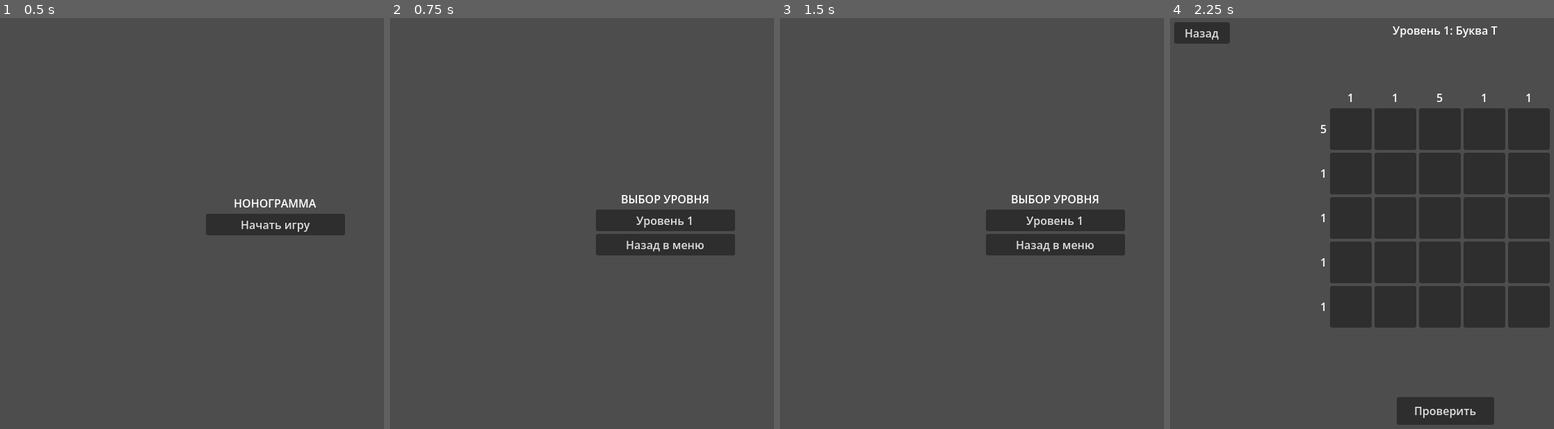
Above: before the commit, frames 1-4 (left to right).
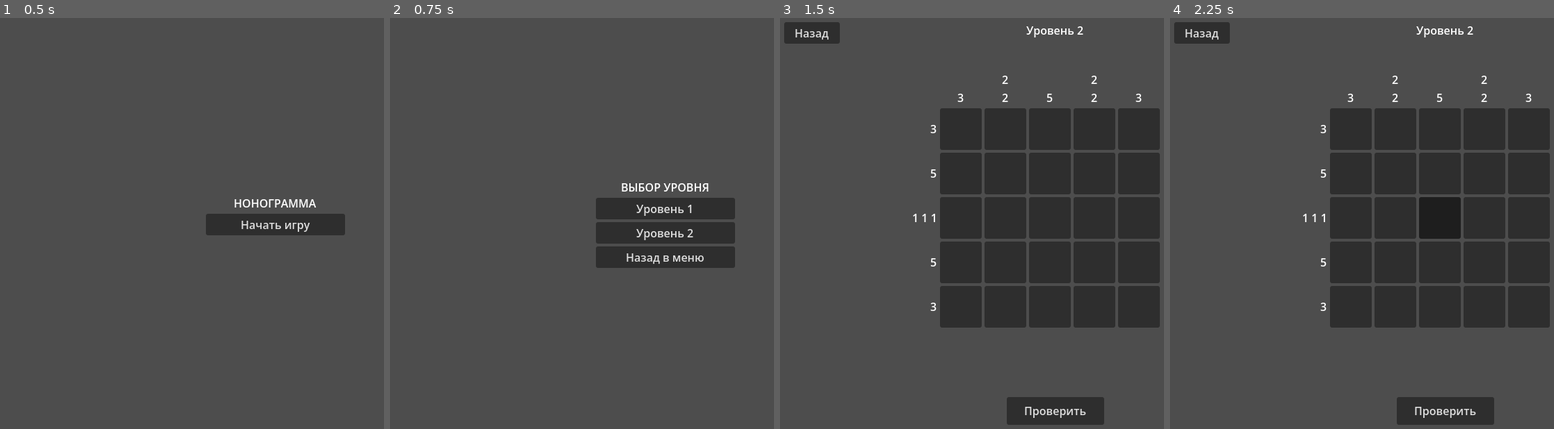
Above: after the commit, the same moments.

Repository: tunder-tunder/nonogramm
Game: Godot game, scene res://Main.tscn
Two runs of this game, one before a commit and one after it. Both use one fixed random seed, a clock stepped at 60 frames per second and the inputs below.
Inputs (mouse positions are in pixels of both pictures, inside the frame that each line leads up to):
- Up to frame 1 (0.5 s): no input
- Up to frame 2 (0.75 s): click "Начать игру" at 0.5 s
- Up to frame 3 (1.5 s): click (1056, 231) at 1.25 s, where only the run after the commit has a clickable "Уровень 2"
- Up to frame 4 (2.25 s): click (1446, 219) at 2 s, where only the run before the commit has a clickable "Уровень 1"

Frame 1 is identical in both runs. In frame 2, 3.5% of the frame differs, in the area x 53-90%, y 40-61%; in frame 3, 28%, in the area x 1-99%, y 1-99%; in frame 4, 0.5%.

Commit message:
Fix cell colors and implement victory banner with level navigation
- Fixed cell color issue where first level cells weren't showing white in normal state by ensuring proper color application in _update_grid_visuals()
- Added complete victory banner functionality with click-to-reveal buttons and menu/next level options
- Created level_2.tres resource file with proper level data structure
- Updated level scene UI with VictoryButtonsContainer, MenuButton, and NextLevelButton nodes
- Modified LevelView script to handle banner interaction flow: show banner on win, click to reveal choices, then navigate accordingly
- Updated level selection scene to include Level2Button and connect to new level data
- Enhanced GameManager to properly handle level completion signals and navigation flow
- Improved .gitignore formatting and organization for better project maintenance

Diff:
--- /dev/null
+++ b/levels/level_2.tres
@@ -0,0 +1,9 @@
+[gd_resource type="Resource" format=3 uid="uid://level2"]
+
+[ext_resource type="Script" path="res://scripts/level_data.gd" id="1_level_data"]
+
+[resource]
+script = ExtResource("1_level_data")
+level_name = "Уровень 2"
+grid_size = 5
+solution = [[0, 1, 1, 1, 0], [1, 1, 1, 1, 1], [1, 0, 1, 0, 1], [1, 1, 1, 1, 1], [0, 1, 1, 1, 0]]
--- a/scenes/level.tscn
+++ b/scenes/level.tscn
@@ -88,17 +88,40 @@
 
 [node name="VictoryMessage" type="Label" parent="VictoryBanner"]
 layout_mode = 1
-anchors_preset = 15
-anchor_right = 1.0
-anchor_bottom = 1.0
+anchors_preset = 0
 offset_left = 20.0
 offset_top = 20.0
 offset_right = -20.0
-offset_bottom = -20.0
+offset_bottom = 80.0
 grow_horizontal = 2
-grow_vertical = 2
 text = "🎉 Поздравляем! 🎉
 Вы решили головоломку!"
 horizontal_alignment = 1
 vertical_alignment = 1
 autowrap_mode = 2
+
+[node name="VictoryButtonsContainer" type="HBoxContainer" parent="VictoryBanner"]
+layout_mode = 1
+anchors_preset = 7
+anchor_left = 0.5
+anchor_top = 1.0
+anchor_right = 0.5
+anchor_bottom = 1.0
+offset_left = -160.0
+offset_top = -60.0
+offset_right = 160.0
+offset_bottom = -10.0
+grow_horizontal = 2
+alignment = 1
+
+[node name="MenuButton" type="Button" parent="VictoryBanner/VictoryButtonsContainer"]
+layout_mode = 2
+custom_minimum_size = Vector2(140, 40)
+size_flags_horizontal = 4
+text = "Главное меню"
+
+[node name="NextLevelButton" type="Button" parent="VictoryBanner/VictoryButtonsContainer"]
+layout_mode = 2
+custom_minimum_size = Vector2(140, 40)
+size_flags_horizontal = 4
+text = "Следующий уровень"
--- a/scenes/level_select.tscn
+++ b/scenes/level_select.tscn
@@ -35,6 +35,10 @@
 layout_mode = 2
 text = "Уровень 1"
 
+[node name="Level2Button" type="Button" parent="VBoxContainer"]
+layout_mode = 2
+text = "Уровень 2"
+
 [node name="BackButton" type="Button" parent="VBoxContainer"]
 layout_mode = 2
 text = "Назад в меню"
--- a/scripts/game_manager.gd
+++ b/scripts/game_manager.gd
@@ -54,6 +54,5 @@
 		level_scene.connect("back_to_menu_pressed", load_main_menu)
 
 func _on_level_completed():
-	# Пока просто возвращаемся в меню после победы
-	# В будущем можно сделать переход на следующий уровень
+	# После победы переходим на следующий уровень или в меню выбора
 	load_level_select()
--- a/scripts/level_select.gd
+++ b/scripts/level_select.gd
@@ -4,17 +4,22 @@
 signal back_to_menu_pressed
 
 var level_1_data: LevelData
+var level_2_data: LevelData
 
 func _ready():
-	# Создаем данные уровня 1 программно
-	level_1_data = LevelData.new()
-	level_1_data.level_name = "Уровень 1: Буква T"
+	# Загружаем данные уровней из ресурсов
+	level_1_data = preload("res://levels/level_1.tres")
+	level_2_data = preload("res://levels/level_2.tres")
 
 	$VBoxContainer/Level1Button.connect("pressed", _on_level1_pressed)
+	$VBoxContainer/Level2Button.connect("pressed", _on_level2_pressed)
 	$VBoxContainer/BackButton.connect("pressed", _on_back_pressed)
 
 func _on_level1_pressed():
 	level_selected.emit(level_1_data)
 
+func _on_level2_pressed():
+	level_selected.emit(level_2_data)
+
 func _on_back_pressed():
 	back_to_menu_pressed.emit()
--- a/scripts/level_view.gd
+++ b/scripts/level_view.gd
@@ -16,6 +16,9 @@
 @onready var back_button: Button = $BackButton
 @onready var victory_banner: Panel = $VictoryBanner
 @onready var victory_message: Label = $VictoryBanner/VictoryMessage
+@onready var victory_buttons_container: HBoxContainer = $VictoryBanner/VictoryButtonsContainer
+@onready var menu_button: Button = $VictoryBanner/VictoryButtonsContainer/MenuButton
+@onready var next_level_button: Button = $VictoryBanner/VictoryButtonsContainer/NextLevelButton
 
 # Цвета с высоким контрастом
 const COLOR_FILLED = Color(0.0, 0.0, 0.0)      # Черный для закрашенных ЛКМ
@@ -26,6 +29,13 @@
 func _ready():
 	back_button.connect("pressed", _on_back_pressed)
 	check_button.connect("pressed", _on_check_pressed)
+
+	# Подключаем кнопки баннера победы
+	if menu_button:
+		menu_button.connect("pressed", _on_menu_pressed)
+	if next_level_button:
+		next_level_button.connect("pressed", _on_next_level_pressed)
+
 	# Скрываем баннер победы при старте
 	if victory_banner:
 		victory_banner.visible = false
@@ -34,6 +44,13 @@
 		victory_message.autowrap_mode = TextServer.AUTOWRAP_WORD
 		victory_message.size_flags_horizontal = Control.SIZE_EXPAND_FILL
 		victory_message.size_flags_vertical = Control.SIZE_EXPAND_FILL
+
+		# Скрываем кнопки изначально (покажем после клика по баннеру)
+		if victory_buttons_container:
+			victory_buttons_container.visible = false
+
+		# Подключаем обработку клика по баннеру
+		victory_banner.gui_input.connect(_on_banner_click)
 
 func set_level_data(data: LevelData):
 	level_data = data
@@ -145,23 +162,23 @@
 		get_viewport().set_input_as_handled()
 
 		if event.button_index == MOUSE_BUTTON_LEFT:
-			# Левый клик: только закрашивание (0 -> 1 -> 0)
+			# Левый клик: только закрашивание (0 -> 1 -> 0) или с крестика на закрашенный (2 -> 1)
 			if player_grid[y][x] == 0:
 				player_grid[y][x] = 1
+			elif player_grid[y][x] == 1:
+				player_grid[y][x] = 0
 			elif player_grid[y][x] == 2:
 				# Если был крестик, становимся закрашенными
 				player_grid[y][x] = 1
-			else:
-				player_grid[y][x] = 0
 		elif event.button_index == MOUSE_BUTTON_RIGHT:
-			# Правый клик: только крестик (0 -> 2 -> 0) или переключение с закрашенного на крестик
+			# Правый клик: только крестик (0 -> 2 -> 0) или переключение с закрашенного на крестик (1 -> 2)
 			if player_grid[y][x] == 0:
 				player_grid[y][x] = 2
+			elif player_grid[y][x] == 2:
+				player_grid[y][x] = 0
 			elif player_grid[y][x] == 1:
 				# Если была закрашенная, становимся крестиком
 				player_grid[y][x] = 2
-			else:
-				player_grid[y][x] = 0
 
 		_update_grid_visuals()
 
@@ -213,11 +230,38 @@
 		check_button.disabled = true
 		back_button.disabled = false
 		# Показываем баннер победы
-		if victory_banner:
-			victory_banner.visible = true
-			victory_banner.z_index = 100
+		show_victory_banner()
 	else:
 		level_label.text = "Неверно, попробуйте еще раз!"
 
+func show_victory_banner():
+	if victory_banner:
+		victory_banner.visible = true
+		victory_banner.z_index = 100
+
+		# Скрываем кнопки, ждем клика по баннеру
+		if victory_buttons_container:
+			victory_buttons_container.visible = false
+
+		# Меняем текст, чтобы подсказать пользователю
+		if victory_message:
+			victory_message.text = "🎉 Победа! 🎉\n(Кликните, чтобы продолжить)"
+
+func _on_banner_click(event: InputEvent):
+	if event is InputEventMouseButton and event.pressed and event.button_index == MOUSE_BUTTON_LEFT:
+		if victory_buttons_container and not victory_buttons_container.visible:
+			# Первый клик: показываем кнопки выбора
+			victory_buttons_container.visible = true
+			if victory_message:
+				victory_message.text = "🎉 Поздравляем! 🎉\nВы решили головоломку!"
+
+func _on_menu_pressed():
+	# Сигнал для возврата в главное меню
+	back_to_menu_pressed.emit()
+
+func _on_next_level_pressed():
+	# Сигнал для загрузки следующего уровня (будет обработан в GameManager)
+	level_completed.emit()
+
 func _on_back_pressed():
 	back_to_menu_pressed.emit()
Not shown, changed: .gitignore
